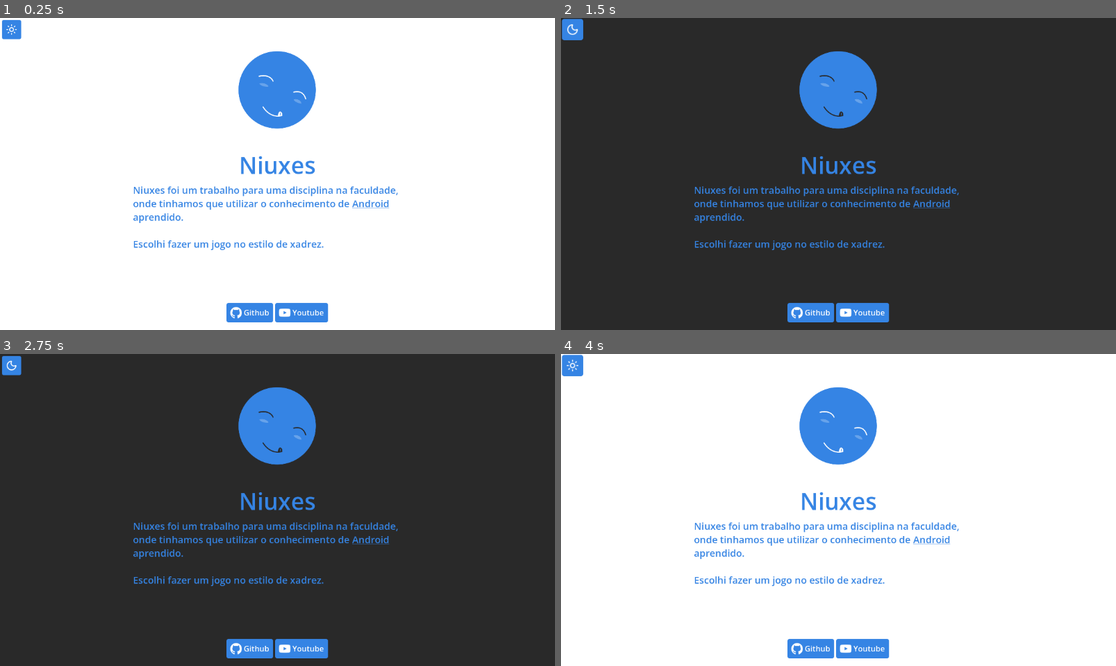
Above: before the commit, frames 1-4 (two rows, left to right).
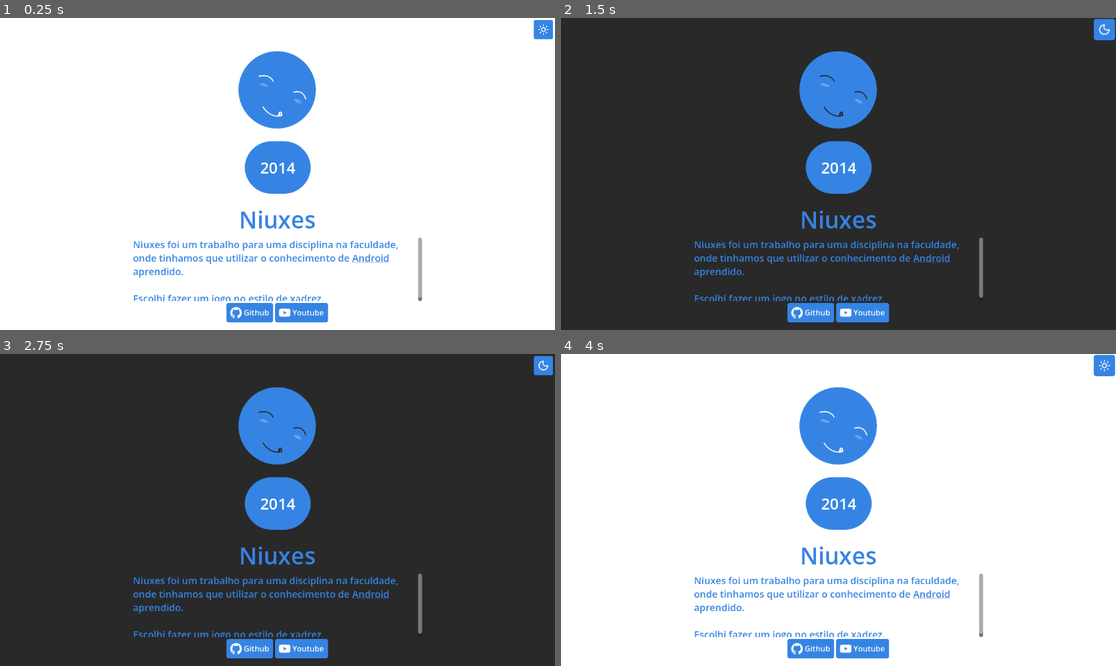
Above: after the commit, the same moments.

Repository: thiagola92/projects
Game: Godot game, scene res://scenes/index.tscn
Same seed, same stepped clock (60 frames per second), same inputs: the game is played once before the commit and once after it.
Inputs (mouse positions are in pixels of both pictures, inside the frame that each line leads up to; where the layout moved, square brackets give the same spot in the first picture):
- Up to frame 1 (0.25 s): no input
- Up to frame 2 (1.5 s): click (838, 167) at 0.5 s, where only the run after the commit has a clickable "2014"; click (1104, 30) [572, 30] at 1.25 s
- Up to frame 3 (2.75 s): click (277, 425) at 2 s
- Up to frame 4 (4 s): click "Youtube" at 2.75 s; click (1104, 366) [572, 366] at 3.5 s

The runs differ from the first frame. In frame 1, 5.2% of the frame differs, in the area x 0-100%, y 0-91%; in frame 2, 5.2%; in frame 3, 5.1%; in frame 4, 5.3%.

Commit message:
Adding timeline

Diff:
--- a/scenes/index.gd
+++ b/scenes/index.gd
@@ -3,3 +3,7 @@
 
 func _on_profile_pressed() -> void:
 	OS.shell_open("https://thiagola92.github.io/")
+
+
+func _on_timeline_item_rect_changed() -> void:
+	%Timeline.margins = %Profile.position.x + 32
--- a/scenes/index.tscn
+++ b/scenes/index.tscn
@@ -4,6 +4,7 @@
 [ext_resource type="Script" uid="uid://cmce1j1s5owbx" path="res://scenes/index.gd" id="1_74d6c"]
 [ext_resource type="PackedScene" uid="uid://f5fhe8j1dtbj" path="res://scenes/theme_button/theme_button.tscn" id="2_hhnvu"]
 [ext_resource type="PackedScene" uid="uid://cm6lk0185ir6b" path="res://scenes/project_description/project_description.tscn" id="2_igtc1"]
+[ext_resource type="PackedScene" uid="uid://bi0y5il1f5ewp" path="res://scenes/timeline/timeline.tscn" id="4_8s3bs"]
 
 [node name="VBoxContainer" type="VBoxContainer" unique_id=1176529319]
 anchors_preset = 15
@@ -24,11 +25,13 @@
 
 [node name="HBoxContainer" type="HBoxContainer" parent="MarginContainer" unique_id=2134209731]
 layout_mode = 2
+alignment = 2
 
 [node name="ThemeButton" parent="MarginContainer/HBoxContainer" unique_id=1138555290 instance=ExtResource("2_hhnvu")]
 layout_mode = 2
 
 [node name="Profile" type="Button" parent="." unique_id=1015925189]
+unique_name_in_owner = true
 custom_minimum_size = Vector2(200, 200)
 layout_mode = 2
 size_flags_horizontal = 6
@@ -38,9 +41,14 @@
 icon_alignment = 1
 expand_icon = true
 
+[node name="Timeline" parent="." unique_id=954402233 instance=ExtResource("4_8s3bs")]
+unique_name_in_owner = true
+layout_mode = 2
+
 [node name="ProjectDescription" parent="." unique_id=26274998 instance=ExtResource("2_igtc1")]
 layout_mode = 2
 size_flags_vertical = 3
 offset_transform_enabled = true
 
 [connection signal="pressed" from="Profile" to="." method="_on_profile_pressed"]
+[connection signal="item_rect_changed" from="Timeline" to="." method="_on_timeline_item_rect_changed"]
--- /dev/null
+++ b/scenes/timeline/timeline.gd
@@ -0,0 +1,42 @@
+@tool
+extends ScrollContainer
+
+
+const YearButton := preload("res://scenes/timeline/year_button/year_button.tscn")
+
+const YearLink := preload("res://scenes/timeline/year_link/year_link.tscn")
+
+@export var margins: int = 64:
+	set(m):
+		margins = m
+		%MarginContainer.add_theme_constant_override("margin_left", margins)
+		%MarginContainer.add_theme_constant_override("margin_right", margins)
+
+
+func _ready() -> void:
+	_clear()
+	_fill()
+
+
+func _clear() -> void:
+	for c in %Years.get_children():
+		c.queue_free()
+
+
+func _fill() -> void:
+	var dir := DirAccess.open("res://projects")
+
+	assert(dir != null)
+
+	var dirs := dir.get_directories()
+
+	dirs.reverse()
+
+	for dirname in dirs:
+		var b := YearButton.instantiate()
+		b.text = dirname
+		%Years.add_child(b)
+
+		if dirname != dirs[-1]:
+			var l := YearLink.instantiate()
+			%Years.add_child(l)
--- /dev/null
+++ b/scenes/timeline/timeline.tscn
@@ -0,0 +1,26 @@
+[gd_scene format=3 uid="uid://bi0y5il1f5ewp"]
+
+[ext_resource type="Script" uid="uid://bcraxvxt8i2gb" path="res://scenes/timeline/timeline.gd" id="1_likvl"]
+
+[node name="Timeline" type="ScrollContainer" unique_id=954402233]
+anchors_preset = 15
+anchor_right = 1.0
+anchor_bottom = 1.0
+grow_horizontal = 2
+grow_vertical = 2
+horizontal_scroll_mode = 3
+vertical_scroll_mode = 0
+script = ExtResource("1_likvl")
+
+[node name="MarginContainer" type="MarginContainer" parent="." unique_id=743349488]
+unique_name_in_owner = true
+layout_mode = 2
+size_flags_horizontal = 3
+theme_override_constants/margin_left = 64
+theme_override_constants/margin_right = 64
+
+[node name="Years" type="HBoxContainer" parent="MarginContainer" unique_id=91983710]
+unique_name_in_owner = true
+layout_mode = 2
+size_flags_horizontal = 6
+theme_override_constants/separation = -4
--- /dev/null
+++ b/scenes/timeline/year_button/year_button.gd
@@ -0,0 +1,2 @@
+class_name YearButton
+extends Button
--- /dev/null
+++ b/scenes/timeline/year_button/year_button.tscn
@@ -0,0 +1,35 @@
+[gd_scene format=3 uid="uid://drq8ttw60kywb"]
+
+[ext_resource type="Script" uid="uid://obc7uan42ghh" path="res://scenes/timeline/year_button/year_button.gd" id="1_31emj"]
+
+[sub_resource type="StyleBoxFlat" id="StyleBoxFlat_7f27e"]
+bg_color = Color(0.20784314, 0.5176471, 0.89411765, 1)
+border_width_left = 32
+border_width_top = 32
+border_width_right = 32
+border_width_bottom = 32
+border_color = Color(0.20784314, 0.5176471, 0.89411765, 1)
+corner_radius_top_left = 128
+corner_radius_top_right = 128
+corner_radius_bottom_right = 128
+corner_radius_bottom_left = 128
+corner_detail = 12
+
+[node name="YearButton" type="Button" unique_id=1714049292]
+mouse_default_cursor_shape = 2
+theme_override_colors/font_color = Color(1, 1, 1, 1)
+theme_override_colors/font_focus_color = Color(1, 1, 1, 1)
+theme_override_colors/font_pressed_color = Color(1, 1, 1, 1)
+theme_override_colors/font_hover_color = Color(1, 1, 1, 1)
+theme_override_colors/font_hover_pressed_color = Color(1, 1, 1, 1)
+theme_override_colors/font_disabled_color = Color(1, 1, 1, 1)
+theme_override_colors/font_outline_color = Color(1, 1, 1, 1)
+theme_override_font_sizes/font_size = 32
+theme_override_styles/normal = SubResource("StyleBoxFlat_7f27e")
+theme_override_styles/pressed = SubResource("StyleBoxFlat_7f27e")
+theme_override_styles/hover = SubResource("StyleBoxFlat_7f27e")
+theme_override_styles/hover_pressed = SubResource("StyleBoxFlat_7f27e")
+theme_override_styles/disabled = SubResource("StyleBoxFlat_7f27e")
+theme_override_styles/focus = SubResource("StyleBoxFlat_7f27e")
+text = "2026"
+script = ExtResource("1_31emj")
--- /dev/null
+++ b/scenes/timeline/year_link/year_link.gd
@@ -0,0 +1,2 @@
+class_name YearLink
+extends ColorRect
--- /dev/null
+++ b/scenes/timeline/year_link/year_link.tscn
@@ -0,0 +1,9 @@
+[gd_scene format=3 uid="uid://do33lh47ey0nf"]
+
+[ext_resource type="Script" uid="uid://dql3gsx6w1p2x" path="res://scenes/timeline/year_link/year_link.gd" id="1_a6bhg"]
+
+[node name="YearLink" type="ColorRect" unique_id=2129070043]
+custom_minimum_size = Vector2(100, 30)
+size_flags_vertical = 4
+color = Color(0.20784314, 0.5176471, 0.89411765, 1)
+script = ExtResource("1_a6bhg")
Not shown, added: scenes/timeline/timeline.gd.uid
Not shown, added: scenes/timeline/year_button/year_button.gd.uid
Not shown, added: scenes/timeline/year_link/year_link.gd.uid
Not shown, changed: docs/index.html
Not shown, changed: docs/index.pck
